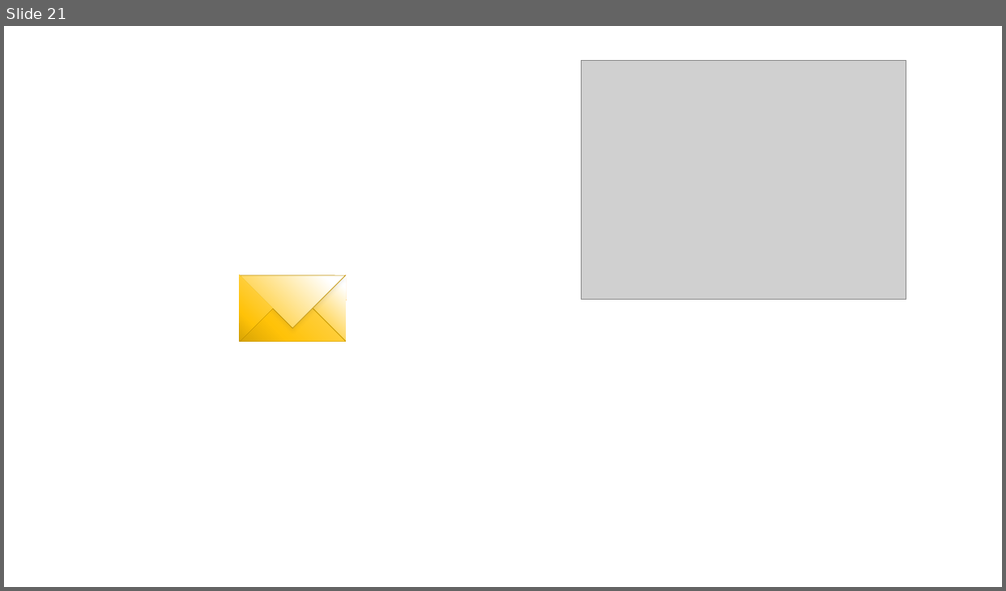
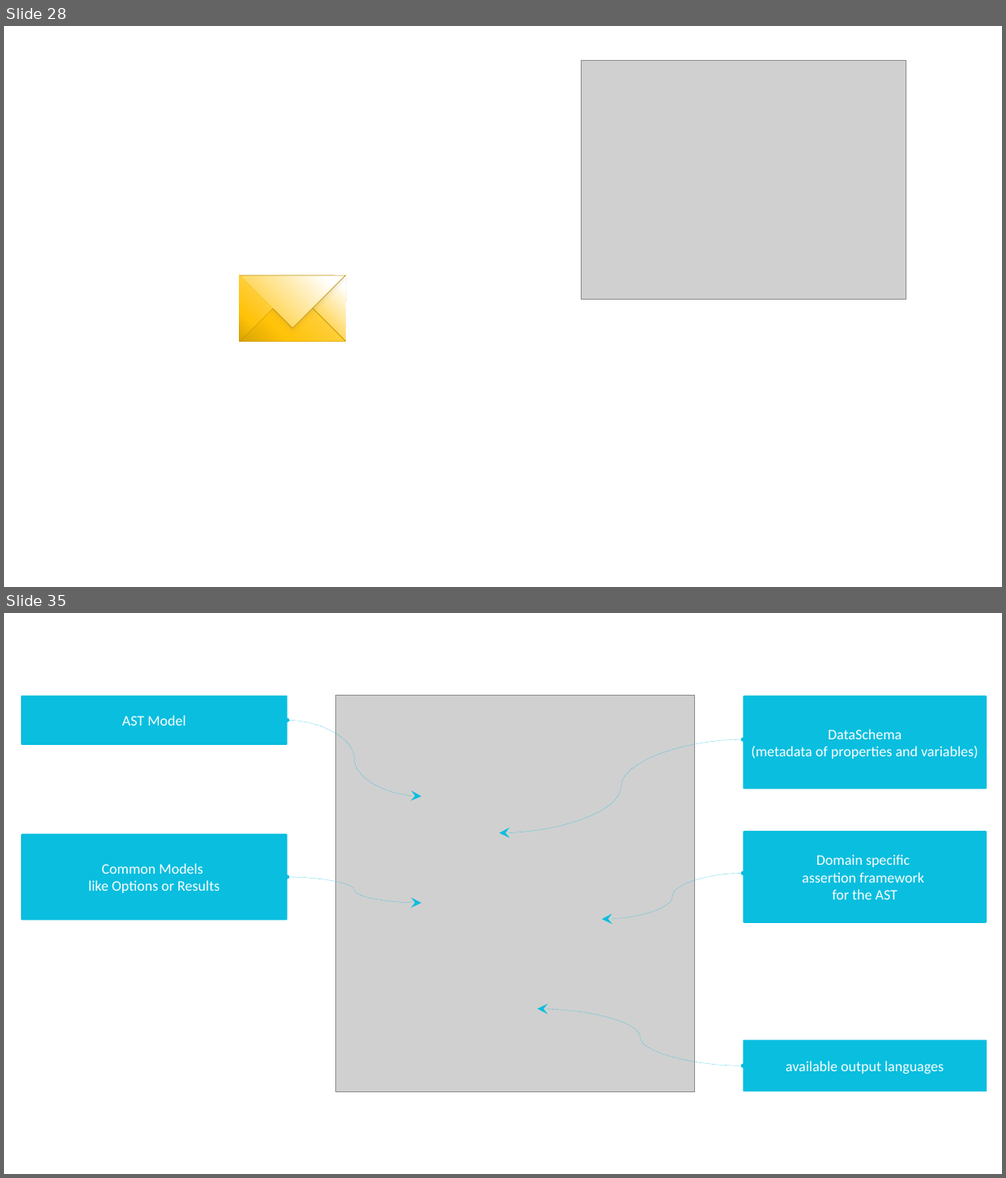
Before and after one commit to openvalidation/openvalidation, a slide deck: docs/ci/Architecture.pptx. Shown one above the other, each under a label of ours: slide 21 before the commit, slides 28 and 35 after it; the slides between them are not shown. The pictures are 1006x591 and 1006x1178 pixels, drawn with LibreOffice and Linux fonts; fonts in the diff are those of the drawing; grey boxes stand for pictures. Boxes give left, top, right and bottom in pixels: in the first picture for what was removed or moved away, otherwise in the second. Text is boxed around its words. In the diff, an @@ line names an element or a change of style, - is before the commit and + after.

```diff
--- a/docs/ci/Architecture.pptx
+++ b/docs/ci/Architecture.pptx
@@ slide 35 added at box(4, 613, 1002, 1174), background #FFFFFF @@
@@ rounded rectangle added at box(21, 696, 288, 745), fill #09BEDF, 14 pt, text #FFFFFF @@
+AST Model
@@ picture added at box(335, 696, 695, 1092) @@
@@ rounded rectangle added at box(743, 696, 987, 789), fill #09BEDF, 14 pt, text #FFFFFF @@
+DataSchema
+(metadata of properties and variables)
@@ curved double arrow added from (287, 720) to (422, 796), #09BEDF 0.25 pt dashed @@
@@ curved double arrow added from (743, 739) to (500, 833), #09BEDF 0.25 pt dashed @@
@@ rounded rectangle added at box(743, 831, 987, 923), fill #09BEDF, 14 pt, text #FFFFFF @@
+Domain specific
+assertion framework
+for the AST
@@ rounded rectangle added at box(21, 834, 288, 921), fill #09BEDF, 14 pt, text #FFFFFF @@
+Common Models
+like Options or Results
@@ curved double arrow added from (287, 877) to (422, 904), #09BEDF 0.25 pt dashed @@
@@ curved double arrow added from (743, 874) to (602, 919), #09BEDF 0.25 pt dashed @@
@@ curved double arrow added from (743, 1066) to (537, 1009), #09BEDF 0.25 pt dashed @@
@@ rounded rectangle added at box(743, 1041, 987, 1093), fill #09BEDF, 14 pt, text #FFFFFF @@
+available output languages
@@ what was slide 21 is now slide 28 @@
```
Also in this commit, not shown: 17 other slides added, 1 other file.
